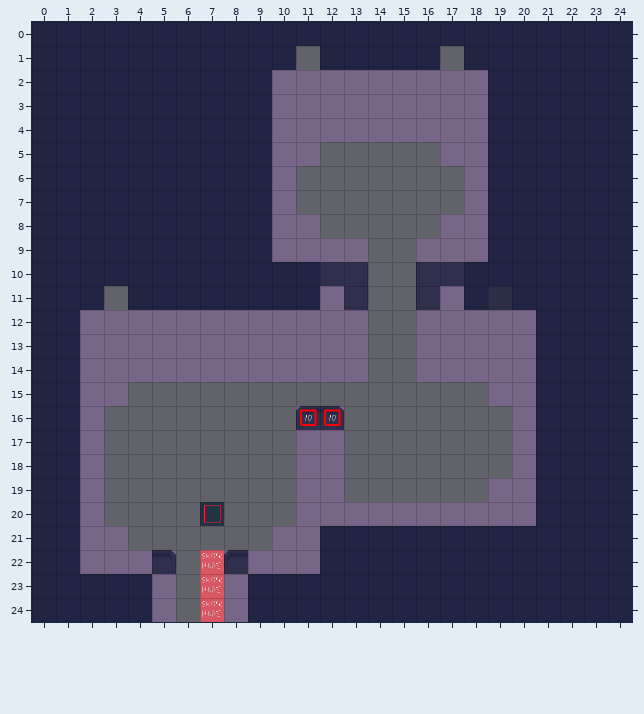
An edit to a level. Tiled map, tiledMaps/JohnsRoom.tmx. Above is the file before it was changed.
Cells are 40x40 px. Shown: x 0..24, y 0..24.
Now the later version:
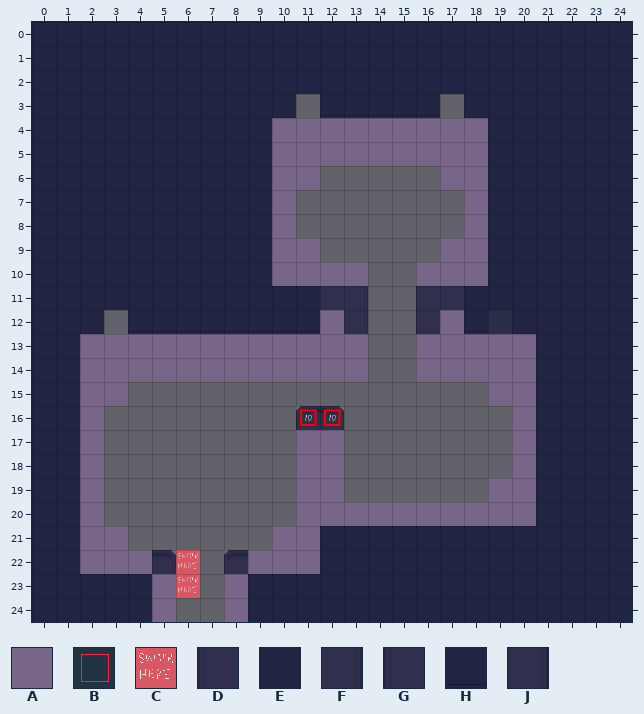
Key: from "AllTiles": A 1, B 2, C 24, D 28, E 29, F 30, G 31, H 32, J 33.
_ is an empty cell, # one hidden under a higher layer, . an unchanged one.
See-through tiles are keyed as they look on the map.
Commit: new daves room layout, map polish
The exact change:
--- layer "Ground"
@@ x 10..18 @@
- 1 ._....._.
- 2 _______#_
- 3 #._____.#
+ 1 .E.....E.
+ 2 EEEEEEEEE
+ 3 E.HHHHH.E
@@ x 2..20 @@
- 9 ..........#........
-10 .........E.........
-11 ._.................
-12 _.________......_#_
+ 9 .........._........
+10 ........._.........
+11 .E.................
+12 E.HHHHHHHH......H_E
--- layer "Interactable"
@@ x 10..18 @@
- 2 AAAAAAAAA
- 3 AAAAAAAAA
+ 2 _________
+ 3 _________
@@ x 11..17 @@
- 5 ._____.
- 6 _....._
+ 5 .AAAAA.
+ 6 A.....A
@@ x 10..18 @@
- 8 .A.....A.
- 9 ..AA..A..
-10 __......_
+ 8 ._....._.
+ 9 ..__.._..
+10 AA......A
@@ x 2..20 @@
-12 AAAAAAAAAA......AAA
+12 __________......___
@@ x 7..7 @@
-20 B
+20 _
@@ x 6..7 @@
-22 _C
-23 _C
-24 .C
+22 C_
+23 C_
+24 ._
--- layer "Depth-Sorted"
@@ x 2..20 @@
-10 ........EEEF..DEE..
-11 ._........_...._...
-12 _.........._.._..__
+10 ........____..___..
+11 .E........E....E...
+12 E..........J..G..EE
Where, in picture pixels (left, top, right, bottom), the same in both pictures:
changed: (272, 46, 488, 118)
added: (296, 142, 464, 190)
changed: (80, 214, 368, 334)
changed: (416, 214, 536, 334)
removed: (200, 502, 224, 526)
changed: (176, 550, 224, 622)
